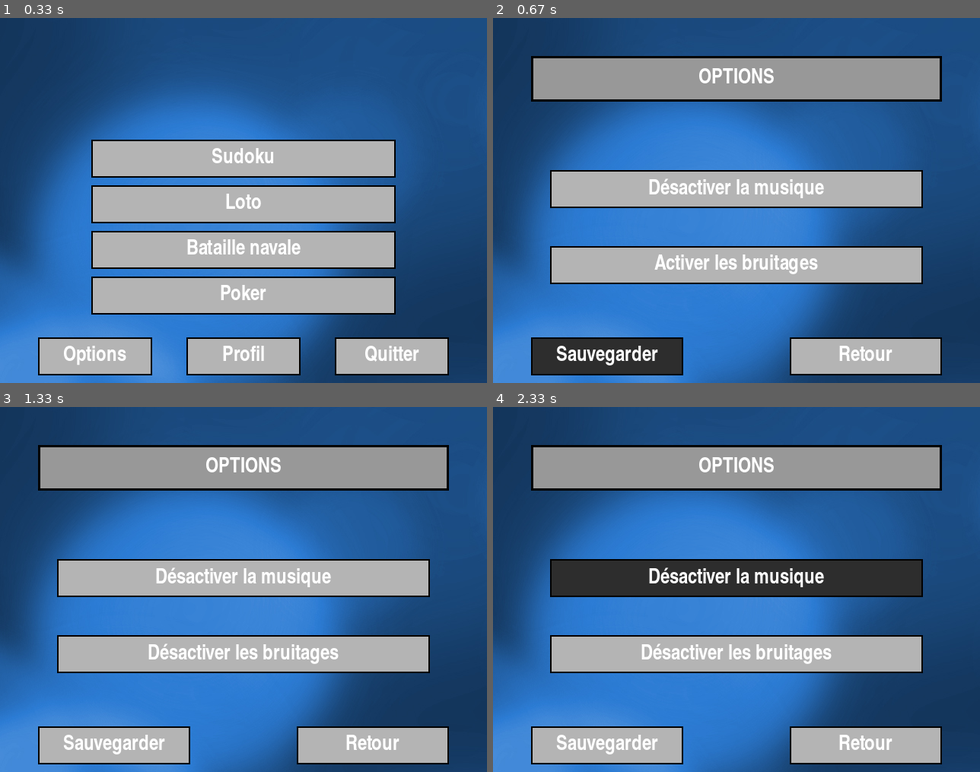
Above: before the commit, frames 1-4 (two rows, left to right).
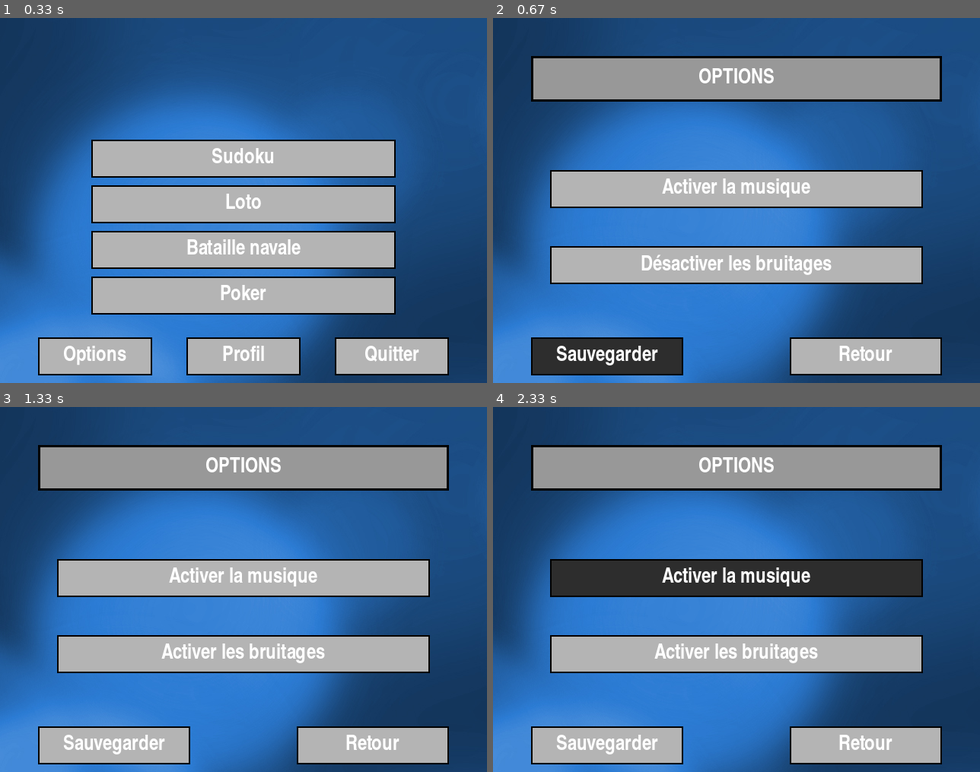
Above: after the commit, the same moments.

Repository: erwandemerville/4Games
Game: pygame game, started from src/main.py
Same seed, same stepped clock (60 frames per second), same inputs: the game is played once before the commit and once after it.
Inputs (mouse positions are in pixels of both pictures, inside the frame that each line leads up to):
- Up to frame 1 (0.33 s): no input
- Up to frame 2 (0.67 s): click (590, 357) at 0.38 s
- Up to frame 3 (1.33 s): click (292, 669) at 0.97 s; move the mouse to (92, 534) at 1.23 s
- Up to frame 4 (2.33 s): click (585, 534) at 1.4 s; move the mouse to (561, 578) at 2.2 s

Frame 1 is identical in both runs. In frame 2, 1.6% of the frame differs, in the area x 30-70%, y 43-71%; in frame 3, 1.6%; in frame 4, 1.7%.

Commit message:
Fix du bug du menu des options

Diff:
--- a/src/SubMenu/__init__.py
+++ b/src/SubMenu/__init__.py
@@ -48,8 +48,8 @@
             print("Lancement du poker")
         elif(self.boutons[4].isCursorInRange()):
             # Lancement des options
+            da.Data.menus[1].readCfg()
             self.data.setEtat(1)
-            da.Data.menus[1].readCfg()
             da.Data.menus[1].draw(frame)
         elif(self.boutons[5].isCursorInRange()):
             print("Lancement du profil")
@@ -120,9 +120,17 @@
             file = self.cfg.read(self.link_cfg)
         self.data.setMusic(self.cfg.getboolean("Sound","music"))
         self.data.setSound(self.cfg.getboolean("Sound","sound"))
-
-    def draw(self, frame):
-        #print("héhé")
+        if(self.data.music_active):
+            self.boutons[2].setText("Désactiver la musique")
+        else:
+            self.boutons[2].setText("Activer la musique")
+
+        if(self.data.sound_active):
+            self.boutons[3].setText("Désactiver les bruitages")
+        else:
+            self.boutons[3].setText("Activer les bruitages")
+
+    def draw(self, frame):
         frame.blit(self.data.fond,(0,0))
 
         self.titles.draw(frame)
@@ -206,7 +214,7 @@
 
     def draw(self, frame):
         pygame.draw.rect(frame, (90, 90, 90), (470, 0, 170, 480))
-        frame.blit(self.police.render("Temps :", True, (255,255,255)), (525, 120))
+        frame.blit(self.police.render("Temps : ", True, (255,255,255)), (525, 120))
         frame.blit(self.police.render(self.data.partie.getStringTime(), True, (255,255,255)), (530, 150))
         super().draw(frame)
 
--- a/src/fourgame.cfg
+++ b/src/fourgame.cfg
@@ -1,3 +1,3 @@
 [Sound]
 music = False
-sound = False
+sound = True
